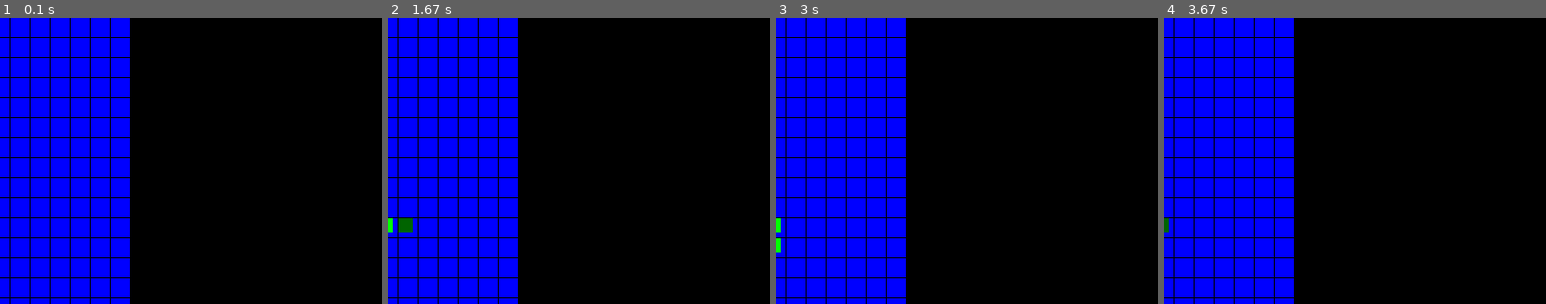
Above: before the commit, frames 1-4 (left to right).
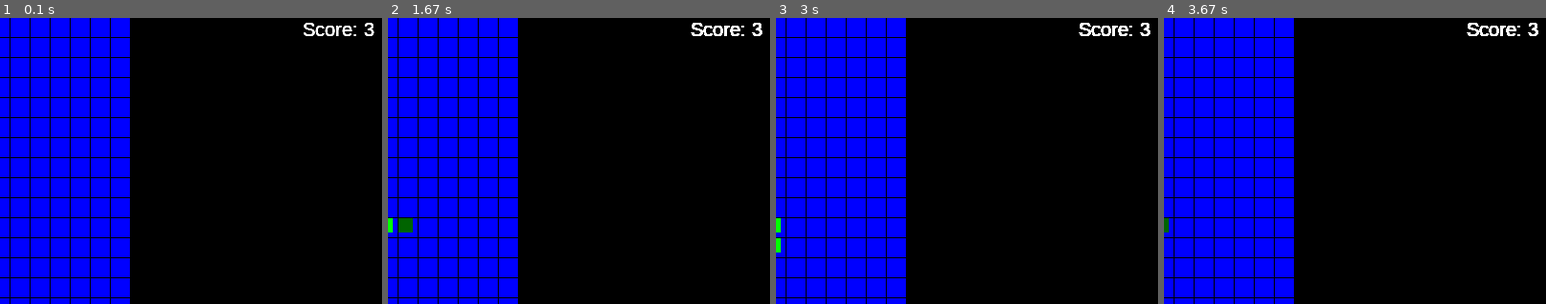
Above: after the commit, the same moments.

Repository: albert-polak/pygame-snake
Game: pygame game, started from main.py
The game is run twice, just before and just after one commit, with the same random seed, the same clock (stepped at 60 frames per second) and the same inputs.
Inputs:
- Up to frame 1 (0.1 s): no input
- Up to frame 2 (1.67 s): hold Right 0.33-0.8 s; hold Up 0.83-1.13 s; hold Right 1.17-1.63 s
- Up to frame 3 (3 s): hold Left 1.67-2.2 s; hold Down 2.23-2.53 s; hold Left 2.57-2.97 s
- Up to frame 4 (3.67 s): hold Up 3-3.37 s; hold Right from 3.4 s (still down)
The pictures show only the part of the screen within x 35-85%, y 0-50%; the shares and areas given below are measured in that part.

The runs differ from the first frame. In frame 1, 0.4% of the frame differs, in the area x 79-98%, y 1-7%; in frame 2, 0.4%; in frame 3, 0.4%; in frame 4, 0.4%.

Commit message:
Added snake acceleration

Diff:
--- a/main.py
+++ b/main.py
@@ -56,6 +56,10 @@
         if self.apple_pos == self.snake.elements[0]:
             self.add_apple()
             self.snake.elements.append(self.snake.elements[-1])
+            return True
+        else:
+            return False
+
 
 
 class Game:
@@ -64,6 +68,10 @@
         self.game_name = 'Snake'
         self.size = self.width, self.height = 800, 600
         self.clock = pygame.time.Clock()
+
+        pygame.font.init()
+
+        self.font = pygame.font.SysFont('arial', 20)
 
         self.grid_size = (20, 20)
 
@@ -77,11 +85,16 @@
 
         self.apple = Apple(self.snake, self.grid_size)
 
+        self.score = len(self.snake.elements)
+        self.score_surface = self.font.render(f'Score: {self.score}', True, (255, 255, 255))
+
     def draw_map(self):
         for x in range(self.grid_size[0]):
             for y in range(self.grid_size[1]):
                 rect = pygame.Rect(x * (self.espace_size + self.espace_dist), y * (self.espace_size + self.espace_dist), self.espace_size, self.espace_size)
                 pygame.draw.rect(self.screen, self.espace_colour, rect)
+
+        self.screen.blit(self.score_surface, (600, 0))
 
     def draw_snake(self):
         x, y = self.snake.elements[0]
@@ -111,12 +124,18 @@
         self.draw_map()
         self.draw_snake()
         self.draw_apple()
-        self.apple.check_if_eaten()
+        if self.apple.check_if_eaten():
+            self.snake.velocity -= 10
+            if self.snake.velocity <= 0:
+                self.snake.velocity = 1
+            pygame.time.set_timer(self.SCREEN_UPDATE, self.snake.velocity)
         self.check_game_over()
         self.clock.tick(60)
 
     def on_init(self):
         pygame.init()
+
+
         self.screen = pygame.display.set_mode((self.size[0], self.size[1]))
         pygame.display.set_caption(self.game_name)
         pygame.time.set_timer(self.SCREEN_UPDATE, self.snake.velocity)
